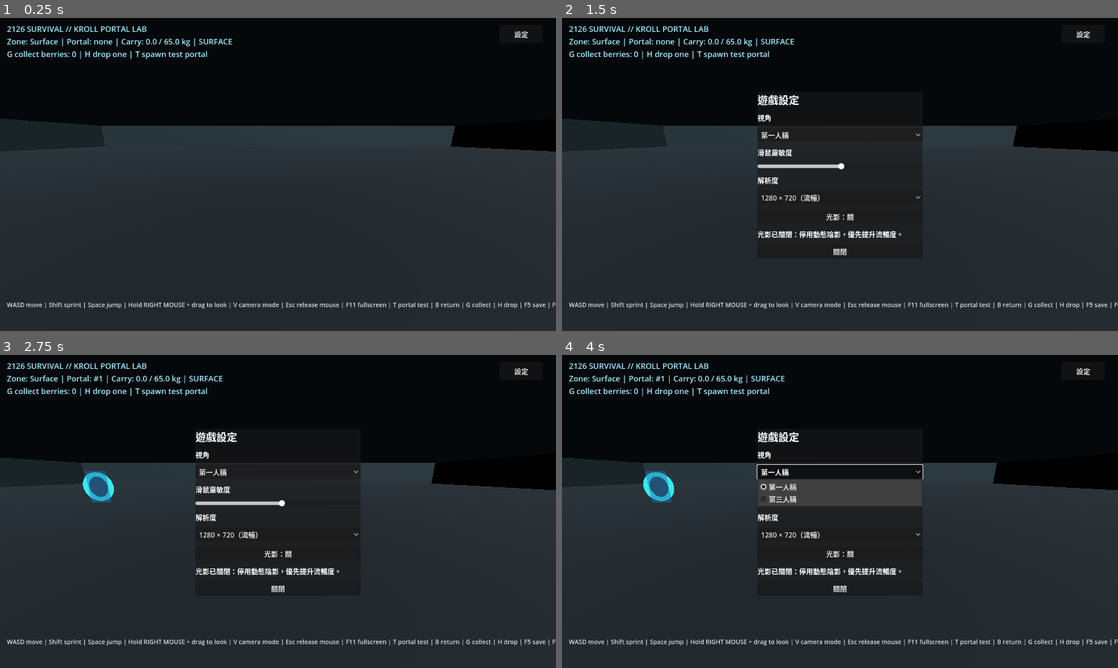
Above: before the commit, frames 1-4 (two rows, left to right).
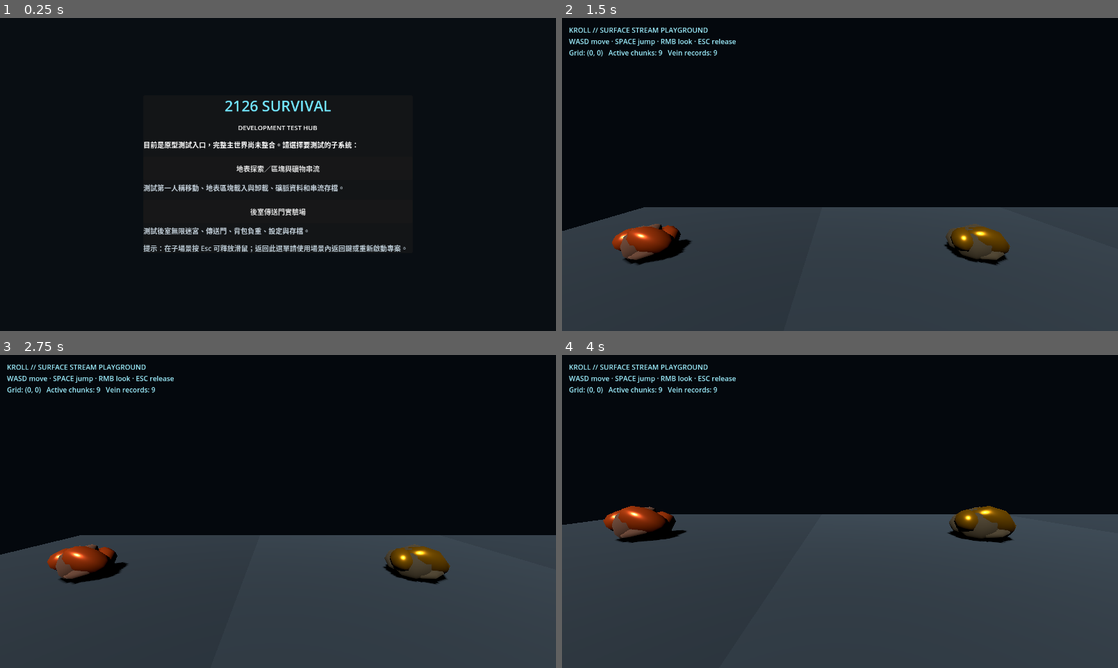
Above: after the commit, the same moments.

Repository: qaqp980520-prog/2126-Survival
Game: Godot game, scene res://prototypes/SurvivalTestHub.tscn
Same seed, same stepped clock (60 frames per second), same inputs: the game is played once before the commit and once after it. Before the commit the project starts from res://prototypes/BackroomsPortalPlayground.tscn.
Inputs (mouse positions are in pixels of both pictures, inside the frame that each line leads up to):
- Up to frame 1 (0.25 s): no input
- Up to frame 2 (1.5 s): click (1084, 33) at 0.5 s, where only the run before the commit has a clickable "設定"; click (840, 168) at 1.25 s, where only the run after the commit has a clickable "地表探索／區塊與礦物串流"
- Up to frame 3 (2.75 s): tap Enter at 2 s; move the mouse to (400, 495) at 2.02 s; hold Right from 2.03 s (still down); tap Z at 2.1 s; click (400, 495) at 2.17 s; tap Space at 2.27 s
- Up to frame 4 (4 s): release Right at 2.75 s; drag from (728, 527) to (812, 574) at 2.77 s; click (840, 470) at 3.5 s, where only the run before the commit has a clickable "第一人稱"

The runs differ from the first frame. In frame 1, 59% of the frame differs, in the area x 0-100%, y 2-100%; in frame 2, 36%; in frame 3, 35%; in frame 4, 35%.

Commit message:
Launch the project through the survival prototype test hub

Diff:
--- a/project.godot
+++ b/project.godot
@@ -1,8 +1,8 @@
 config_version=5
 
 [application]
-config/name="2126 Survival - Backrooms Portal Playground"
-run/main_scene="res://prototypes/BackroomsPortalPlayground.tscn"
+config/name="2126 Survival - Development Test Hub"
+run/main_scene="res://prototypes/SurvivalTestHub.tscn"
 
 [display]
 window/size/viewport_width=1280
